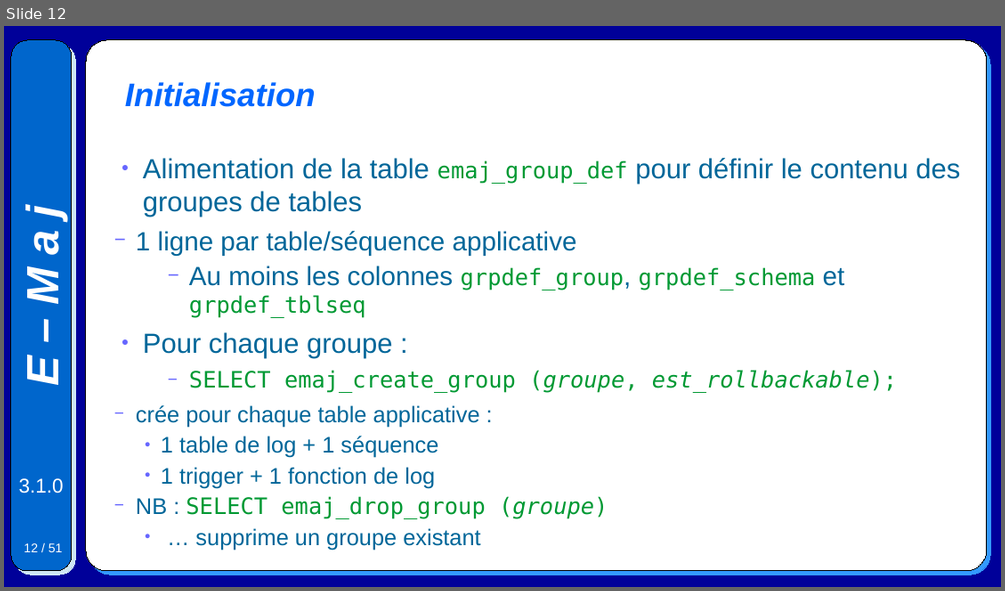
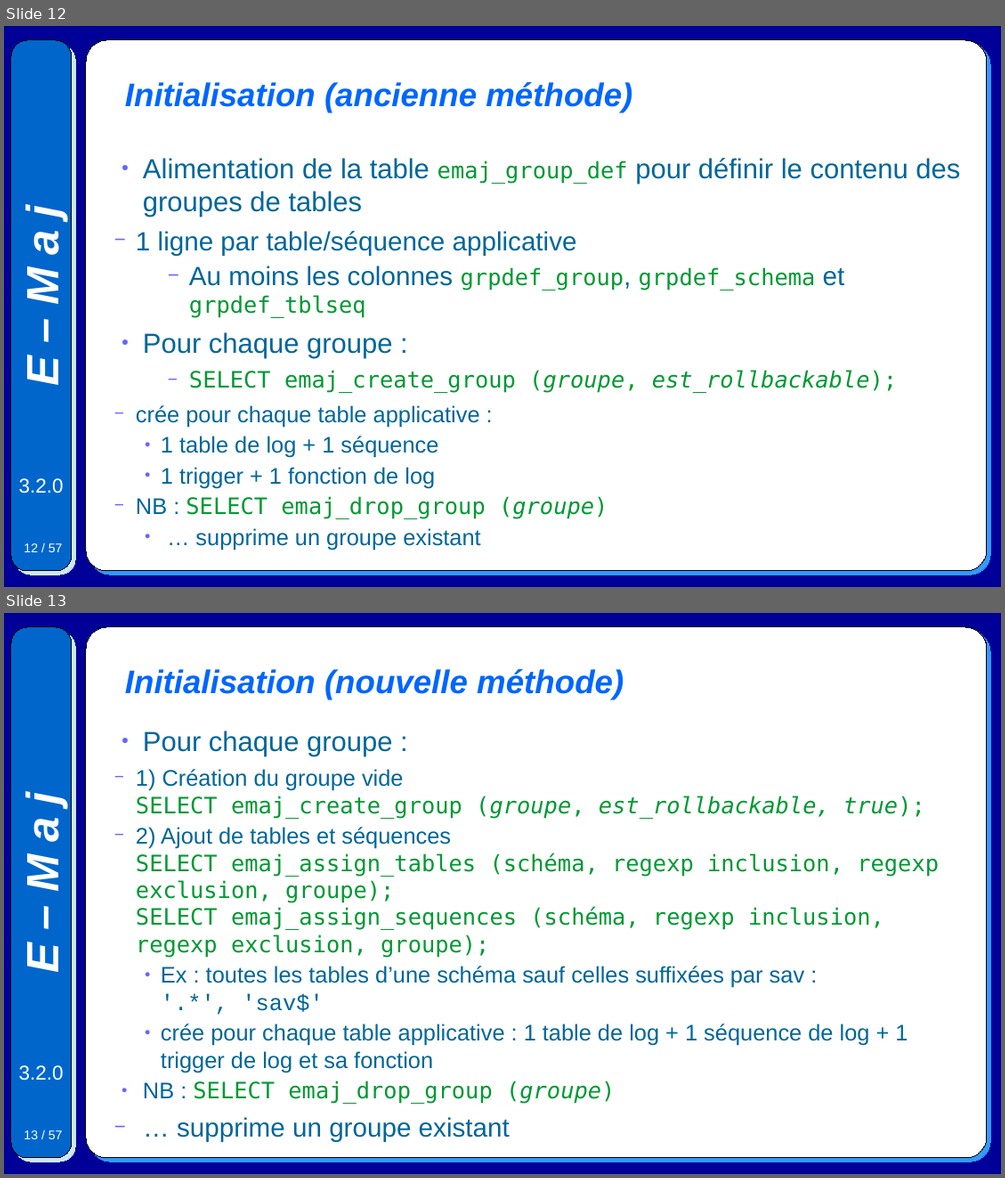
Before and after one commit to beaud76/emaj_doc, a slide deck: Emaj.devel_pres_fr.odp. Shown one above the other, each under a label of ours: slide 12 before the commit, slides 12 and 13 after it. The pictures are 1005x591 and 1005x1178 pixels, drawn with LibreOffice and Linux fonts; fonts in the diff are those of the drawing. Boxes give left, top, right and bottom in pixels: in the first picture for what was removed or moved away, otherwise in the second. Text is boxed around its words. In the diff, an @@ line names an element or a change of style, - is before the commit and + after.

```diff
--- a/Emaj.devel_pres_fr.odp
+++ b/Emaj.devel_pres_fr.odp
@@ slide 13 added at (4, 613, 1001, 1174), background #000099; not listed: 5 template elements that a slide beside it also shows @@
@@ title added at (125, 669, 623, 700), 26 pt, text #0066FF, bold, italic @@
+Initialisation (nouvelle méthode)
@@ text added at (136, 730, 938, 1142), 18 pt, text #006699 @@
+● Pour chaque groupe :
+  − 1) Création du groupe vide
+    SELECT emaj_create_group (groupe, est_rollbackable, true);
+  − 2) Ajout de tables et séquences
+    SELECT emaj_assign_tables (schéma, regexp inclusion, regexp exclusion, groupe);
+    SELECT emaj_assign_sequences (schéma, regexp inclusion, regexp exclusion, groupe);
+    ● Ex : toutes les tables d’une schéma sauf celles suffixées par sav :
+      '.*', 'sav$'
+    ● crée pour chaque table applicative : 1 table de log + 1 séquence de log + 1 trigger de log et sa fonction
+● NB : SELECT emaj_drop_group (groupe)
+  − … supprime un groupe existant
@@ slide 12 changed as well @@
@@ title at (125, 82, 632, 113): text changed @@
-Initialisation
+Initialisation (ancienne méthode)
@@ text at (19, 478, 64, 493): text changed @@
-3.1.0
+3.2.0
@@ page number at (24, 543, 63, 552): text changed @@
-12 / 51
+12 / 57
```
Also in this commit, not shown: 50 other slides changed, 5 other slides added, 6 other files.
